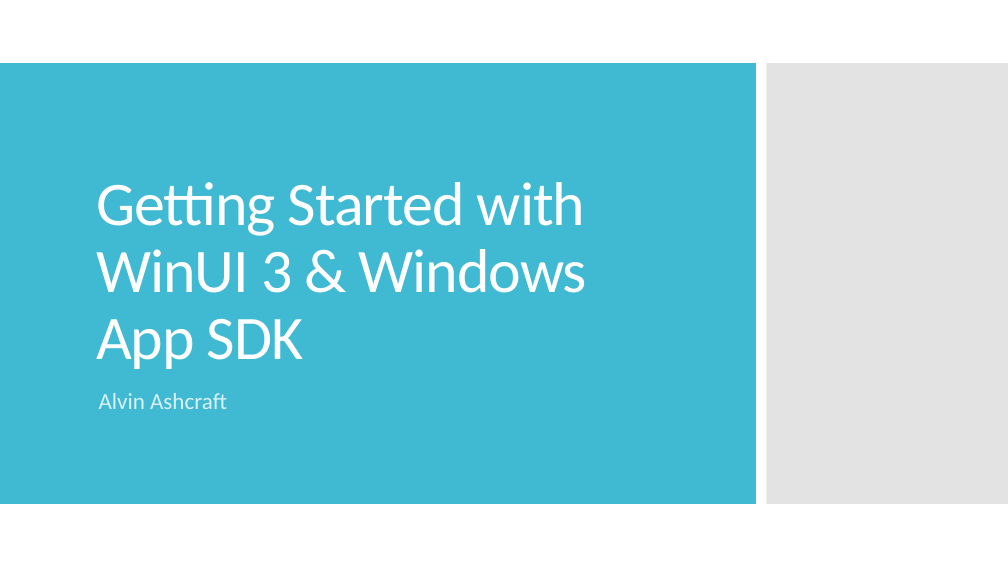
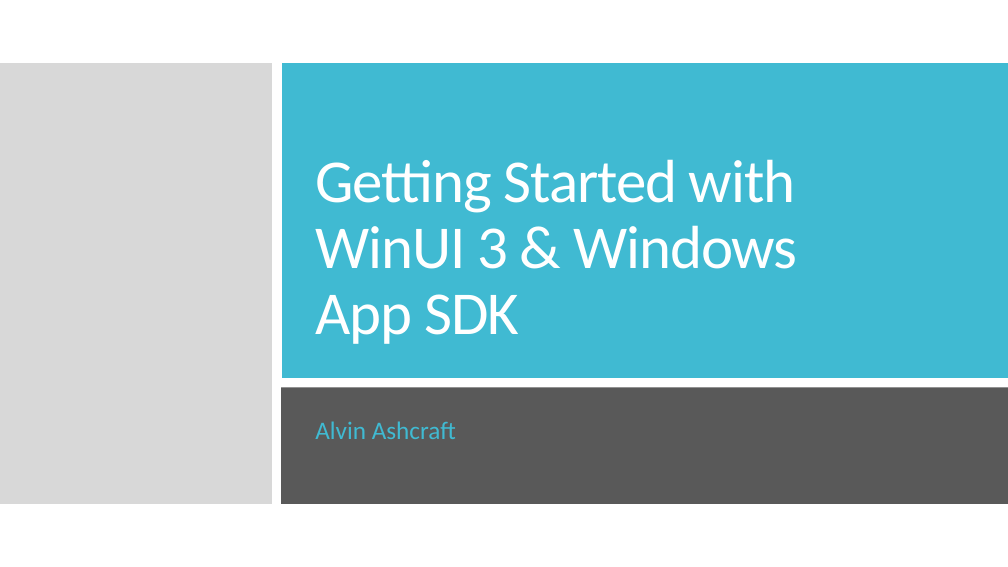
Before and after one commit to alvinashcraft/speaking, a slide deck: slide 1 of 2024/0320_BostonDotNetArch/GetStartedWithWinUI3.pptx. Drawn at 1008x567 pixels with LibreOffice and Linux fonts; fonts in the diff are those of the drawing. Boxes give left, top, right and bottom in pixels: in the first picture for what was removed or moved away, otherwise in the second. Text is boxed around its words. In the diff, an @@ line names an element or a change of style, - is before the commit and + after.

```diff
--- a/2024/0320_BostonDotNetArch/GetStartedWithWinUI3.pptx
+++ b/2024/0320_BostonDotNetArch/GetStartedWithWinUI3.pptx
@@ rectangle added at <box>0,0,1008,567</box>, fill #FFFFFF @@
@@ rectangle added at <box>0,63,272,504</box>, fill #C8C8C8 at 70% opacity @@
@@ rectangle added at <box>282,63,1008,378</box>, fill #40BAD2 @@
@@ title "Getting Started with WinUI 3 ...": place and size @@
-title "Getting Started with WinUI 3 ..." at <box>96,182,588,369</box>
+title "Getting Started with WinUI 3 ..." at <box>315,159,797,344</box>
@@ title "Getting Started with WinUI 3 ..." at <box>315,159,797,344</box>: size 59 to 58 pt @@
@@ rectangle added at <box>281,387,1008,504</box>, fill #595959 @@
@@ subtitle "Alvin Ashcraft": place and size @@
-subtitle "Alvin Ashcraft" at <box>99,393,227,409</box>
+subtitle "Alvin Ashcraft" at <box>315,421,456,439</box>
@@ subtitle "Alvin Ashcraft" at <box>315,421,456,439</box>: size 22 to 24 pt, text colour #D9F1F6 to #40BAD2 @@
```
Also in this commit, not shown: 1 other slide changed, 2 slides added.
